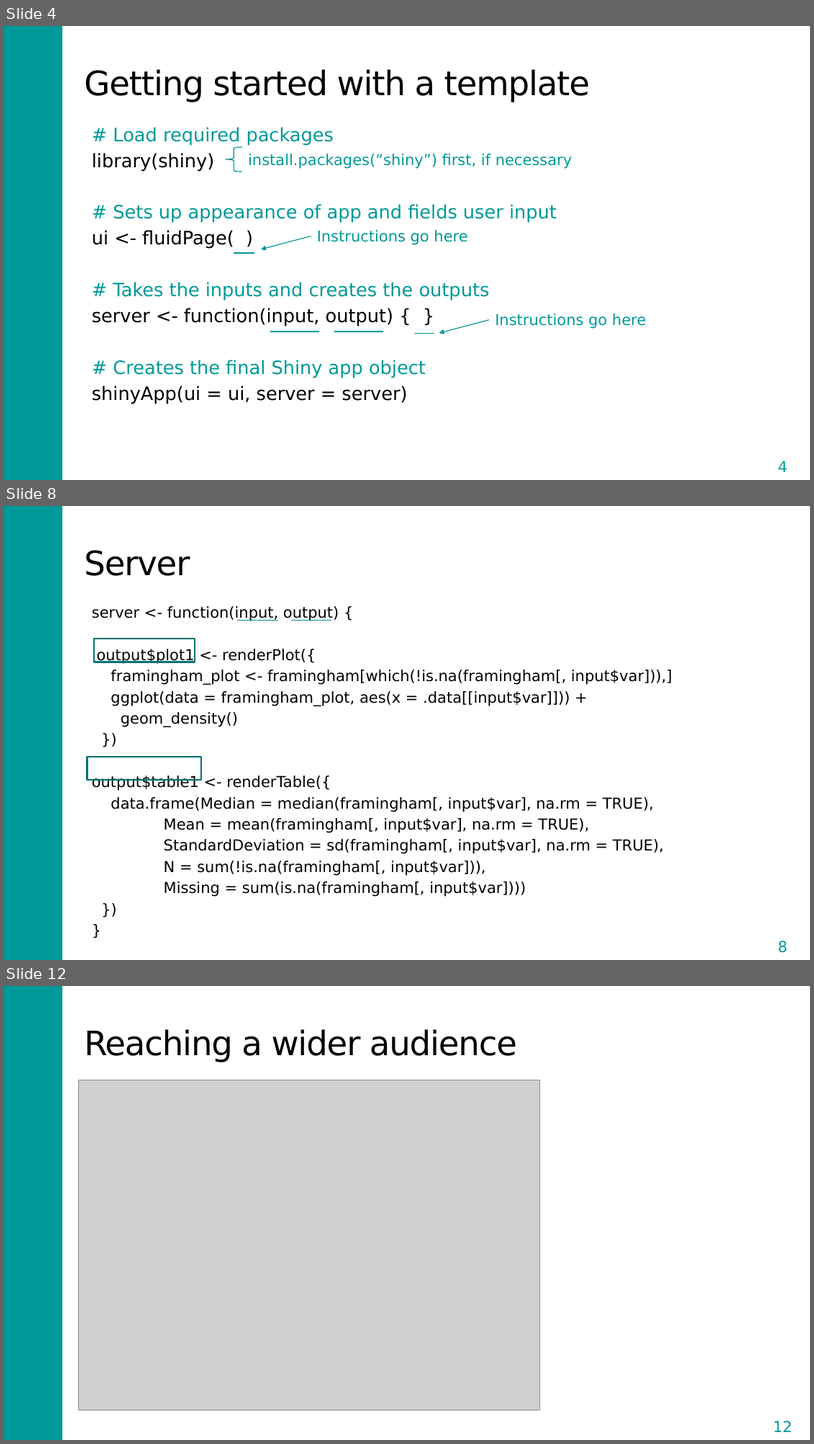
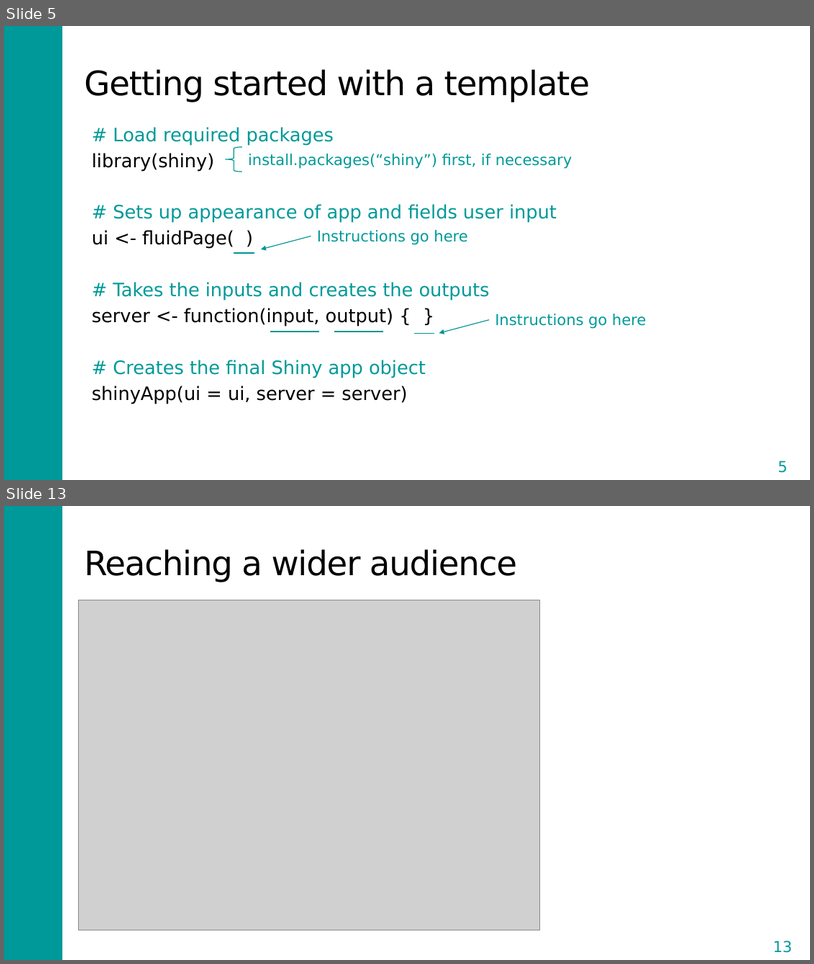
Before and after one commit to DARTH-git/Course-Modularization, a slide deck: static/Course_Modularization/Shiny/Shiny_slides.pptx. Shown one above the other, each under a label of ours: slides 4, 8 and 12 before the commit, slides 5 and 13 after it; the slides between them are not shown. The pictures are 814x1444 and 814x964 pixels, drawn with LibreOffice and Linux fonts; fonts in the diff are those of the drawing; grey boxes stand for pictures. Boxes give left, top, right and bottom in pixels: in the first picture for what was removed or moved away, otherwise in the second. Text is boxed around its words. In the diff, an @@ line names an element or a change of style, - is before the commit and + after.

```diff
--- a/static/Course_Modularization/Shiny/Shiny_slides.pptx
+++ b/static/Course_Modularization/Shiny/Shiny_slides.pptx
@@ slide 8 removed at <box>4,506,810,960</box>, background #FFFFFF; not listed: 1 template element that a slide beside it also shows @@
@@ title removed at <box>84,550,190,576</box> @@
-Server
@@ text removed at <box>92,606,673,896</box> @@
-server <- function(input, output) {
-output$plot1 <- renderPlot({
-framingham_plot <- framingham[which(!is.na(framingham[, input$var])),]
-ggplot(data = framingham_plot, aes(x = .data[[input$var]])) +
-geom_density()
-})
-output$table1 <- renderTable({
-data.frame(Median = median(framingham[, input$var], na.rm = TRUE),
-Mean = mean(framingham[, input$var], na.rm = TRUE),
-StandardDeviation = sd(framingham[, input$var], na.rm = TRUE),
-N = sum(!is.na(framingham[, input$var])),
-Missing = sum(is.na(framingham[, input$var])))
-})
-}
@@ line removed from (237, 620) to (278, 620) @@
@@ line removed from (291, 620) to (332, 620) @@
@@ rectangle removed at <box>93,638,195,662</box> @@
@@ rectangle removed at <box>87,757,201,780</box> @@
@@ page number removed at <box>759,933,808,959</box> @@
-8
@@ what was slide 4 is now slide 5 @@
@@ page number at <box>778,460,787,472</box>: text changed @@
-4
+5
@@ what was slide 12 is now slide 13 @@
@@ page number at <box>774,940,793,952</box>: text changed @@
-12
+13
```
Also in this commit, not shown: 1 slide changed, 8 slides added, 6 other slides removed, 13 other files.
